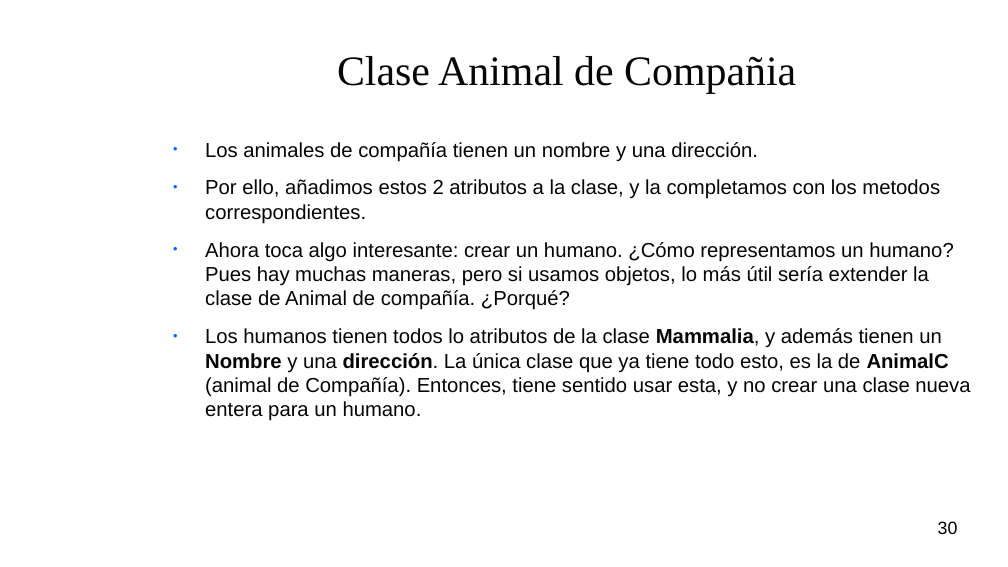
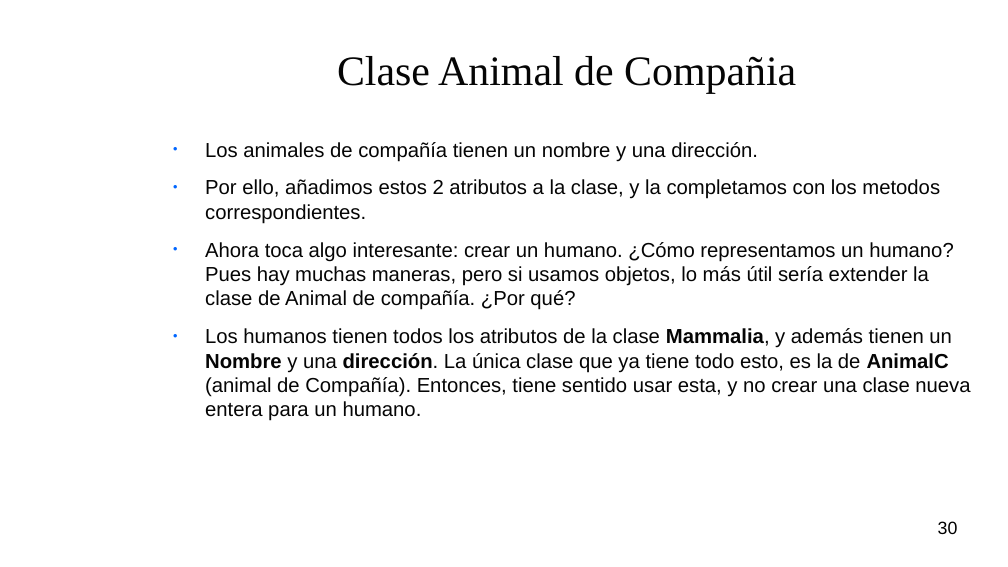
Before and after one commit to M-T3K/UPM, a slide deck: slide 30 of Clases de Apoyo/Objetos - 24Abril2018/Objetos.odp. Drawn at 1008x567 pixels with LibreOffice and Linux fonts; fonts in the diff are those of the drawing; background and template pictures are left out. Boxes give left, top, right and bottom in pixels: in the first picture for what was removed or moved away, otherwise in the second. Text is boxed around its words. In the diff, an @@ line names an element or a change of style, - is before the commit and + after.

```diff
--- a/Clases de Apoyo/Objetos - 24Abril2018/Objetos.odp
+++ b/Clases de Apoyo/Objetos - 24Abril2018/Objetos.odp
@@ text at [205, 242, 970, 421]: text changed @@
-● Ahora toca algo interesante: crear un humano. ¿Cómo representamos un humano? Pues hay muchas maneras, pero si usamos objetos, lo más útil sería extender la clase de Animal de compañía. ¿Porqué?
-● Los humanos tienen todos lo atributos de la clase Mammalia, y además tienen un Nombre y una dirección. La única clase que ya tiene todo esto, es la de AnimalC (animal de Compañía). Entonces, tiene sentido usar esta, y no crear una clase nueva entera para un humano.
+● Ahora toca algo interesante: crear un humano. ¿Cómo representamos un humano? Pues hay muchas maneras, pero si usamos objetos, lo más útil sería extender la clase de Animal de compañía. ¿Por qué?
+● Los humanos tienen todos los atributos de la clase Mammalia, y además tienen un Nombre y una dirección. La única clase que ya tiene todo esto, es la de AnimalC (animal de Compañía). Entonces, tiene sentido usar esta, y no crear una clase nueva entera para un humano.
```
Also in this commit, not shown: 10 other slides changed.
